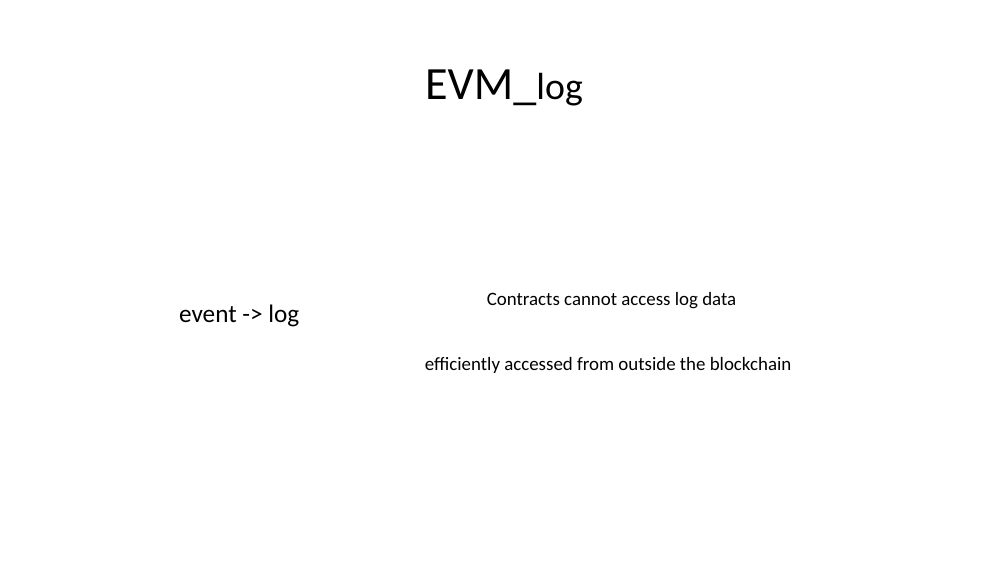
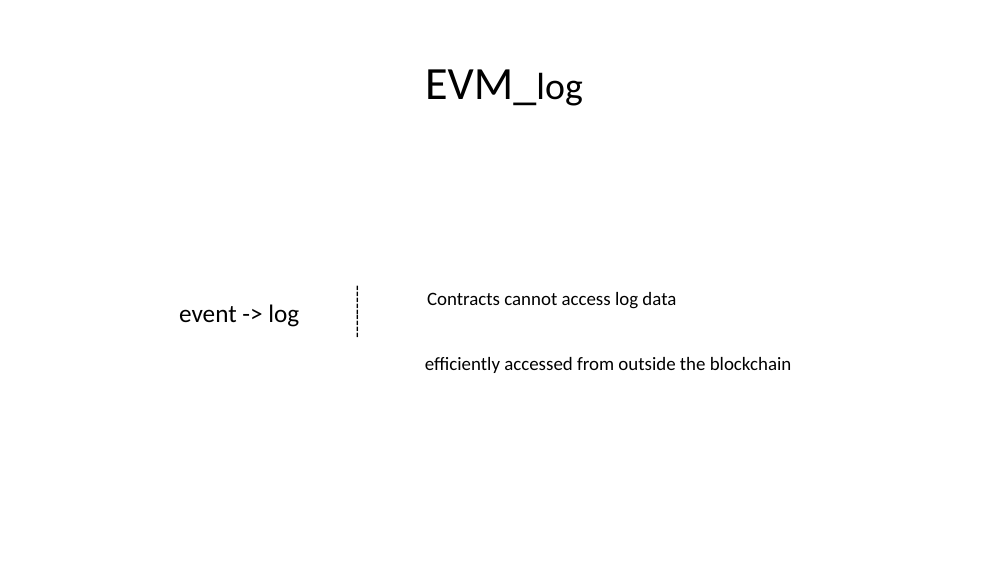
Before and after one commit to kaikai1024/ethereum-me, a slide deck: slide 15 of contract_me.pptx. Drawn at 1008x567 pixels with LibreOffice and Linux fonts; fonts in the diff are those of the drawing. Boxes give left, top, right and bottom in pixels: in the first picture for what was removed or moved away, otherwise in the second. Text is boxed around its words. In the diff, an @@ line names an element or a change of style, - is before the commit and + after.

```diff
--- a/contract_me.pptx
+++ b/contract_me.pptx
@@ text added at <box>337,278,375,382</box>, 18 pt, text #000000 @@
+---------
@@ text "Contracts cannot access log data": place and size @@
-text "Contracts cannot access log data" at <box>487,292,736,309</box>
+text "Contracts cannot access log data" at <box>427,292,676,309</box>
```
Also in this commit, not shown: 7 other slides changed.
